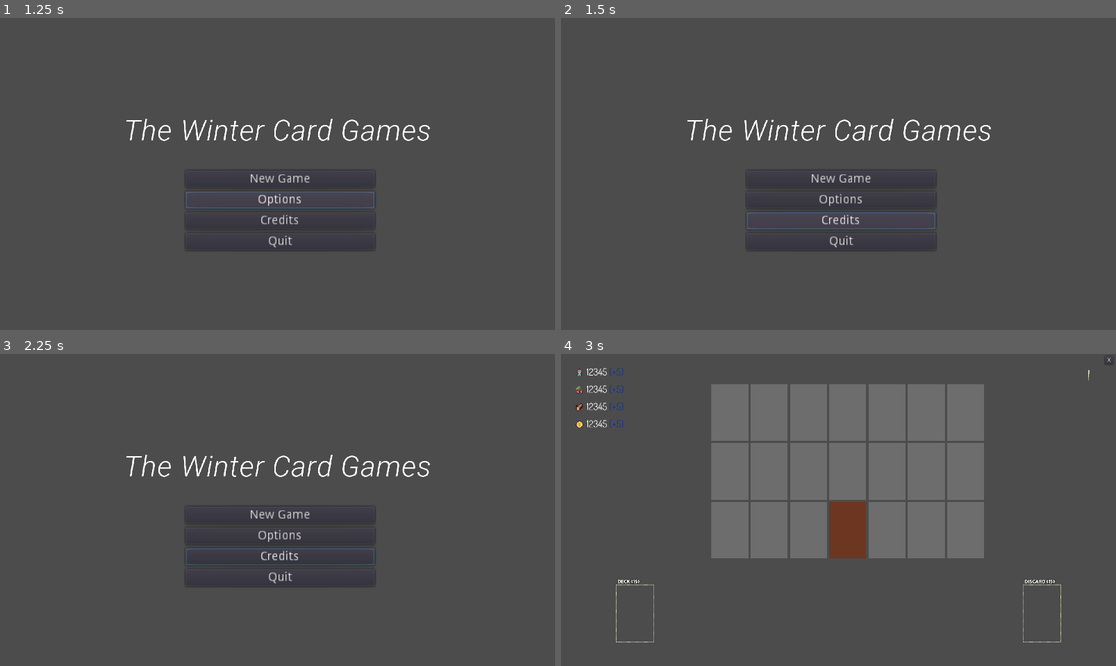
Above: before the commit, frames 1-4 (two rows, left to right).
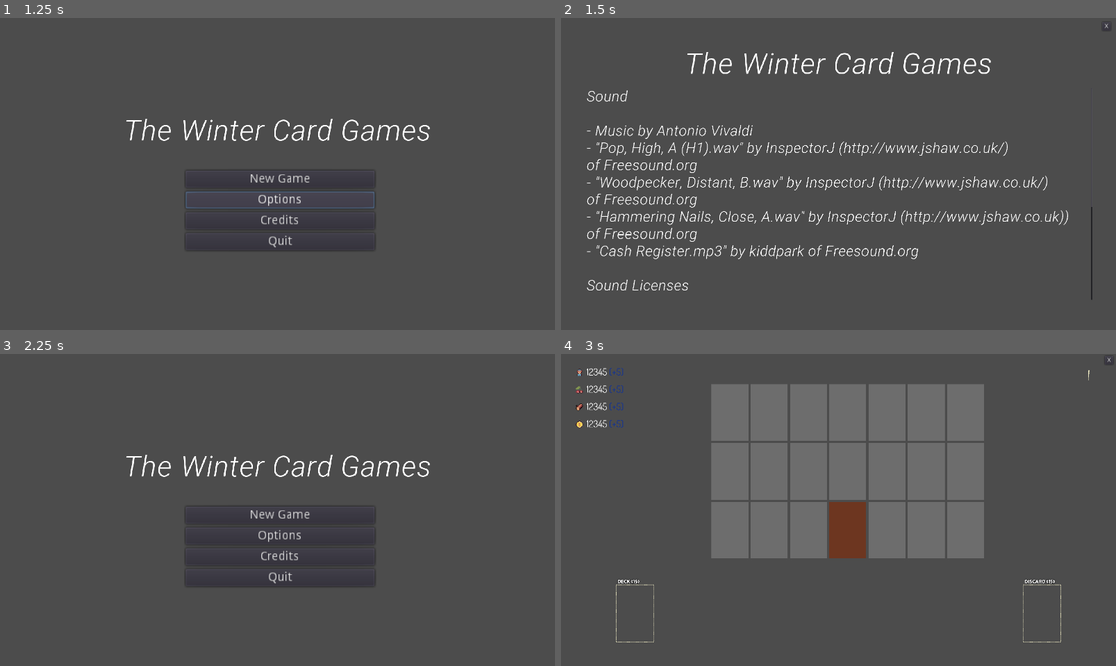
Above: after the commit, the same moments.

Repository: JoaquinLeonArg/LD51
Game: Godot game, scene res://Scenes/MainMenuScene.tscn
Same seed, same stepped clock (60 frames per second), same inputs: the game is played once before the commit and once after it.
Inputs (mouse positions are in pixels of both pictures, inside the frame that each line leads up to):
- Up to frame 1 (1.25 s): click "Options" at 0.5 s
- Up to frame 2 (1.5 s): click "Credits" at 1.25 s
- Up to frame 3 (2.25 s): click (543, 363) at 2 s, where only the run after the commit has a clickable "X"
- Up to frame 4 (3 s): click "New Game" at 2.75 s

Frame 1 is identical in both runs. In frame 2, 6.3% of the frame differs, in the area x 4-99%, y 1-91%; in frame 3, 0.2%; in frame 4, nothing differs.

Commit message:
credits menu

Diff:
--- /dev/null
+++ b/Scenes/CreditsScene.tscn
@@ -0,0 +1,79 @@
+[gd_scene load_steps=4 format=2]
+
+[ext_resource path="res://Resources/RobotoLightFlavor.tres" type="DynamicFont" id=1]
+[ext_resource path="res://Scripts/CreditsMenu.gd" type="Script" id=2]
+
+[sub_resource type="Theme" id=1]
+default_font = ExtResource( 1 )
+
+[node name="CreditsScene" type="Node2D"]
+
+[node name="RichTextLabel" type="RichTextLabel" parent="."]
+margin_left = 349.0
+margin_top = 100.0
+margin_right = 1569.0
+margin_bottom = 260.0
+theme = SubResource( 1 )
+bbcode_enabled = true
+bbcode_text = "[center]The Winter Card Games[/center]"
+tab_size = 5
+text = "The Winter Card Games"
+
+[node name="RichTextLabel2" type="RichTextLabel" parent="."]
+margin_left = 89.0
+margin_top = 242.0
+margin_right = 3589.0
+margin_bottom = 1710.0
+rect_scale = Vector2( 0.5, 0.5 )
+theme = SubResource( 1 )
+bbcode_enabled = true
+bbcode_text = "Sound
+
+- Music by Antonio Vivaldi
+- \"Pop, High, A (H1).wav\" by InspectorJ (http://www.jshaw.co.uk/) of Freesound.org
+- \"Woodpecker, Distant, B.wav\" by InspectorJ (http://www.jshaw.co.uk/) of Freesound.org
+- \"Hammering Nails, Close, A.wav\" by InspectorJ (http://www.jshaw.co.uk)) of Freesound.org
+- \"Cash Register.mp3\" by kiddpark of Freesound.org
+
+Sound Licenses
+
+- Creative Commons Attribution 4.0 International
+- Creative Commons 1.0 Universal
+
+Developer Tools
+
+- Godot Engine v3.5.1
+- Aseprite v1.2.40
+
+Brought to you with <3 by Los Fedorines Team"
+tab_size = 5
+text = "Sound
+
+- Music by Antonio Vivaldi
+- \"Pop, High, A (H1).wav\" by InspectorJ (http://www.jshaw.co.uk/) of Freesound.org
+- \"Woodpecker, Distant, B.wav\" by InspectorJ (http://www.jshaw.co.uk/) of Freesound.org
+- \"Hammering Nails, Close, A.wav\" by InspectorJ (http://www.jshaw.co.uk)) of Freesound.org
+- \"Cash Register.mp3\" by kiddpark of Freesound.org
+
+Sound Licenses
+
+- Creative Commons Attribution 4.0 International
+- Creative Commons 1.0 Universal
+
+Developer Tools
+
+- Godot Engine v3.5.1
+- Aseprite v1.2.40
+
+Brought to you with <3 by Los Fedorines Team"
+
+[node name="BackToMenu" type="Button" parent="."]
+margin_left = 1872.0
+margin_top = 14.0
+margin_right = 1892.0
+margin_bottom = 34.0
+rect_scale = Vector2( 1.5, 1.5 )
+text = "X"
+script = ExtResource( 2 )
+
+[connection signal="pressed" from="BackToMenu" to="BackToMenu" method="_on_BackToMenu_pressed"]
--- /dev/null
+++ b/Scripts/CreditsMenu.gd
@@ -0,0 +1,15 @@
+extends Button
+
+
+# Declare member variables here. Examples:
+# var a = 2
+# var b = "text"
+
+
+# Called when the node enters the scene tree for the first time.
+func _ready():
+	pass # Replace with function body.
+
+
+func _on_BackToMenu_pressed():
+	get_tree().change_scene("res://Scenes/MainMenuScene.tscn")
--- a/Scripts/MainMenu.gd
+++ b/Scripts/MainMenu.gd
@@ -21,12 +21,12 @@
 
 
 func _on_OptionsBtn_pressed():
-	print("TODO Options menu")
+	get_tree().change_scene("res://Scenes/OptionsScene.tscn")
 	pass # Replace with function body.
 
 
 func _on_CreditsBtn_pressed():
-	print("TODO Credits menu")
+	get_tree().change_scene("res://Scenes/CreditsScene.tscn")
 	pass # Replace with function body.
 
 
